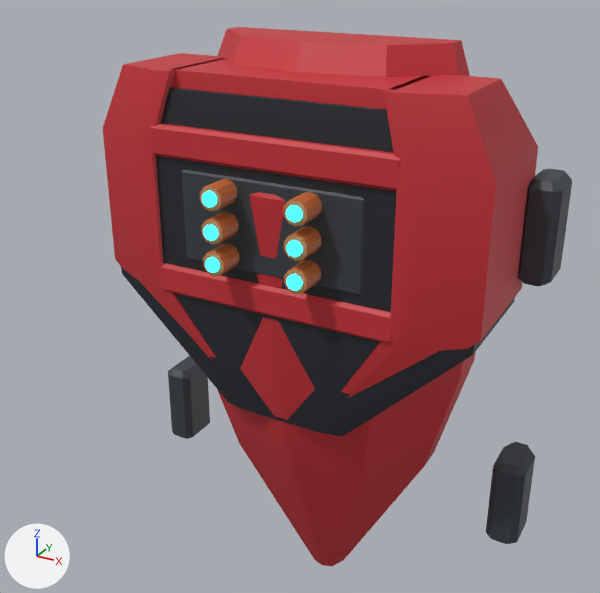
What one commit did to the FBX model Assets/Resources/ClamshellMeshes/ThighBack_Set06_Voltaic.fbx.
Camera for both pictures: a camera (50 mm lens) standing at (0.427, -0.875, 0.469) and looking at (0.002, -0.102, 0.083). Lighting does not change. The marker at lower left points along +X, +Y and +Z. The first picture is the older version. Where no turn or scale is listed for an object, it has been applied to the vertices. Vertices at exactly the same position are counted once.

Before the edit, the objects in view are built like this:
```python
me_thighback_set06_voltaic_001 = bpy.data.meshes.new('ThighBack_Set06_Voltaic.001')
me_thighback_set06_voltaic_001.from_pydata(...)  # 3740 vertices, 3580 faces; spans x -0.265..0.265, y -0.203..0.03, z -0.365..0.365
# faces by material slot: [922, 112, 962, 792, 792]
me_thighback_set06_voltaic_001.materials.append(mat_shell)  # red #c83038
me_thighback_set06_voltaic_001.materials.append(mat_dark)  # black #23272d
me_thighback_set06_voltaic_001.materials.append(mat_frame)  # dark grey #3a3f45
me_thighback_set06_voltaic_001.materials.append(mat_glow)  # cyan #27e5ff, glowing cyan #27e5ff
me_thighback_set06_voltaic_001.materials.append(mat_copper)  # orange #c86f3c
ob_thighback_set06_voltaic = bpy.data.objects.new('ThighBack_Set06_Voltaic', me_thighback_set06_voltaic_001)
ob_thighback_set06_voltaic.location = (0.0, 0.0, 0.0)
```
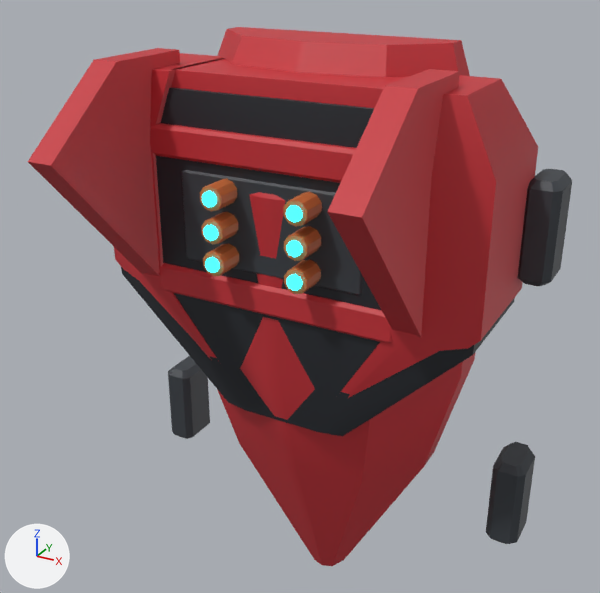
Where the change shows, as pixel boxes (x1, y1, x2, y2) in the pictures (600 x 593 px):
'ThighBack_Set06_Voltaic', reshaped (16% wider)
    before: (103, 27, 572, 566)
    after: (28, 27, 572, 566)
part 1 of me_thighback_set06_voltaic_001, added (red)
    after: (28, 48, 180, 276)
part 2 of me_thighback_set06_voltaic_001, added (red)
    after: (327, 69, 460, 338)

The change, as a diff of the scene's bpy script:
```diff
--- a/Assets/Resources/ClamshellMeshes/ThighBack_Set06_Voltaic.fbx.py
+++ b/Assets/Resources/ClamshellMeshes/ThighBack_Set06_Voltaic.fbx.py
@@ me_thighback_set06_voltaic_001 @@
 # used by ob_thighback_set06_voltaic; location = (0.0, 0.0, 0.0)
-me_thighback_set06_voltaic_001.from_pydata(...)  # 3740 vertices, 3580 faces; spans x -0.265..0.265, y -0.203..0.03, z -0.365..0.365
+me_thighback_set06_voltaic_001.from_pydata(...)  # 3892 vertices, 3728 faces; spans x -0.265..0.265, y -0.319..0.03, z -0.365..0.365
+# me_thighback_set06_voltaic_001 part 1: a new loose piece of 76 vertices spanning x -0.175..-0.145, y -0.319..-0.11, z 0.058..0.35, in mat_shell (red #c83038)
+# me_thighback_set06_voltaic_001 part 2: a new loose piece of 76 vertices spanning x 0.145..0.175, y -0.319..-0.11, z 0.058..0.35, in mat_shell (red #c83038)
 me_thighback_set06_voltaic_001.materials.append(mat_shell)
```
